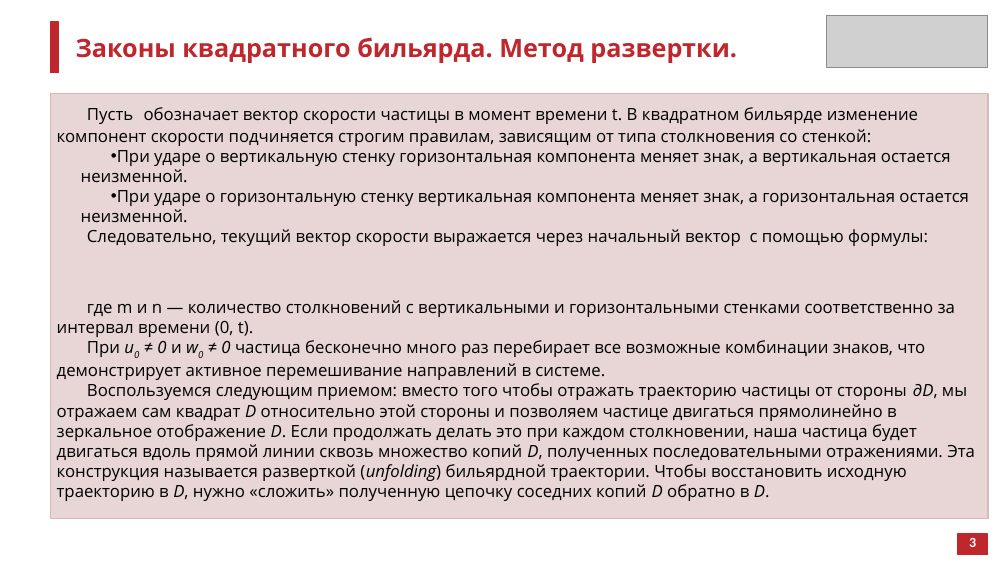
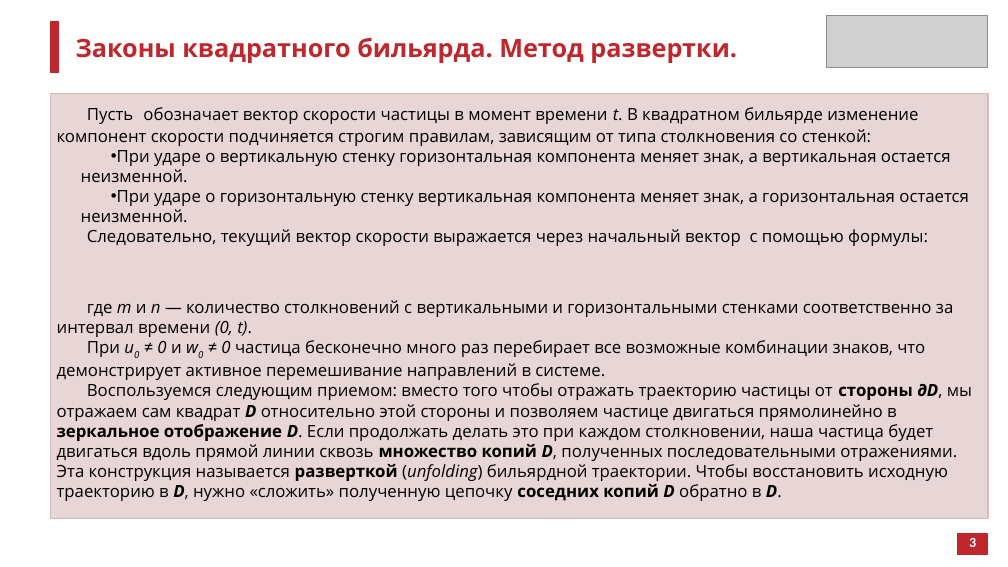
Before and after one commit to atelitsin/sinai_billiard, a slide deck: slide 5 of sinai_billiard.pptx. Drawn at 1008x567 pixels with LibreOffice and Linux fonts; fonts in the diff are those of the drawing; grey boxes stand for pictures. Boxes give left, top, right and bottom in pixels: in the first picture for what was removed or moved away, otherwise in the second. Text is boxed around its words. In the diff, an @@ line names an element or a change of style, - is before the commit and + after.

```diff
--- a/sinai_billiard.pptx
+++ b/sinai_billiard.pptx
@@ text at bbox=[57, 107, 972, 501]: italic on in "t.", "m n (0, t)."; bold on in "стороны ∂D, D зеркальное отображение D. множество ..." @@
```
Also in this commit, not shown: 4 other slides changed, 3 slides added.
